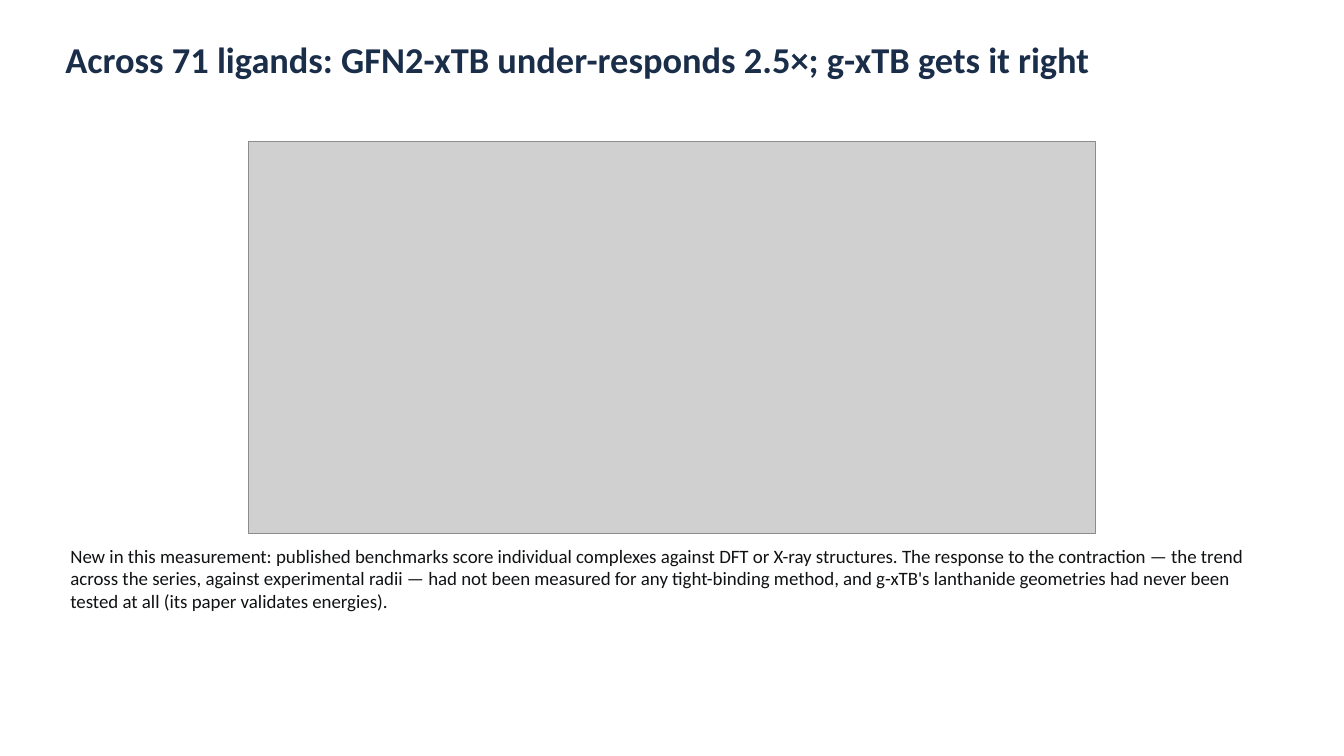
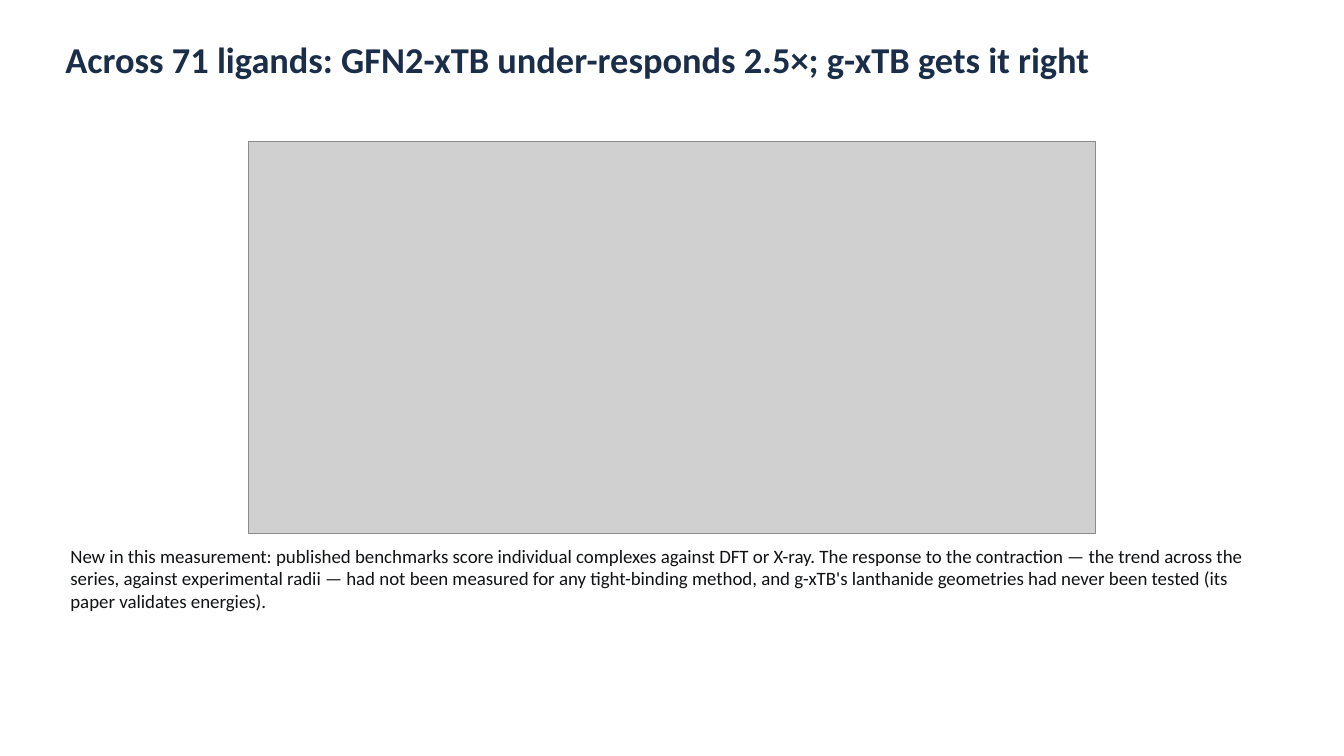
Before and after one commit to mironovb/lanthanidestrain, a slide deck: slide 11 of docs/vogiatzis_condensed_2026-08.pptx (slide 10 before the commit). Drawn at 1344x756 pixels with LibreOffice and Linux fonts; fonts in the diff are those of the drawing; grey boxes stand for pictures. Boxes give left, top, right and bottom in pixels: in the first picture for what was removed or moved away, otherwise in the second. Text is boxed around its words. In the diff, an @@ line names an element or a change of style, - is before the commit and + after.

```diff
--- a/docs/vogiatzis_condensed_2026-08.pptx
+++ b/docs/vogiatzis_condensed_2026-08.pptx
@@ text at (70, 550, 1242, 612): text changed @@
-New in this measurement: published benchmarks score individual complexes against DFT or X-ray structures. The response to the contraction — the trend across the series, against experimental radii — had not been measured for any tight-binding method, and g-xTB's lanthanide geometries had never been tested at all (its paper validates energies).
+New in this measurement: published benchmarks score individual complexes against DFT or X-ray. The response to the contraction — the trend across the series, against experimental radii — had not been measured for any tight-binding method, and g-xTB's lanthanide geometries had never been tested (its paper validates energies).
```
Also in this commit, not shown: 9 other slides changed, 1 slide added.
